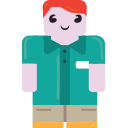
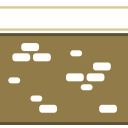
Two versions of the same layered image (128 × 128). Layer-by-layer changes:
added layer "Calque 13" above "Calque 12" over (x1=0, y1=4, x2=128, y2=125)
hid "Calque 12" over (x1=22, y1=0, x2=105, y2=128)
